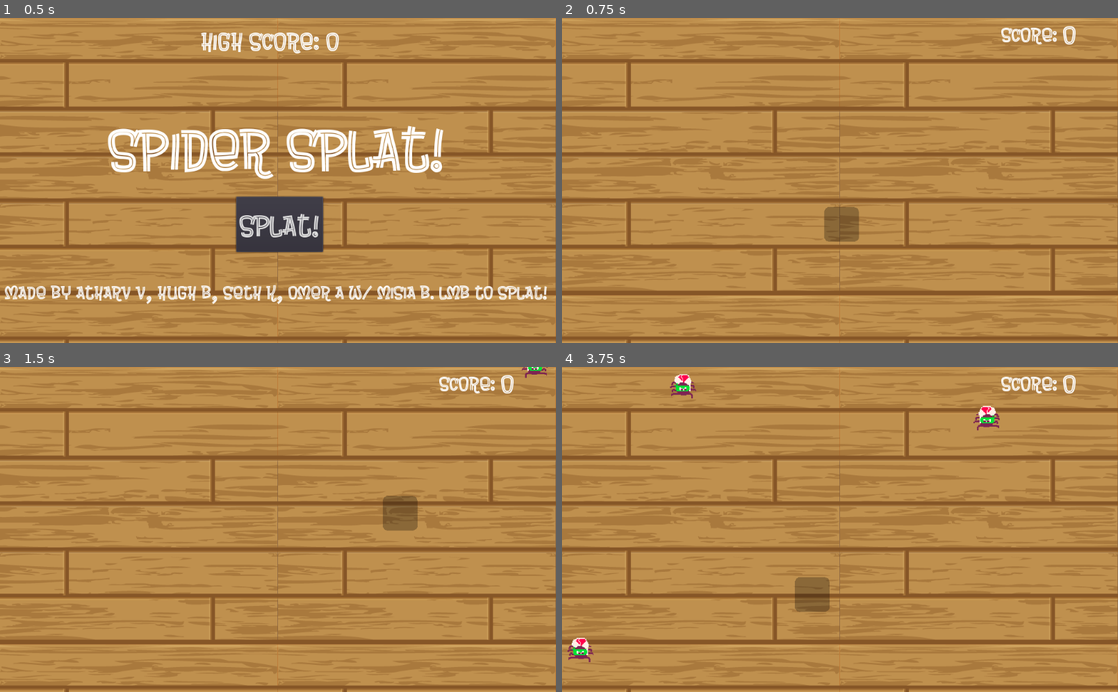
Above: before the commit, frames 1-4 (two rows, left to right).
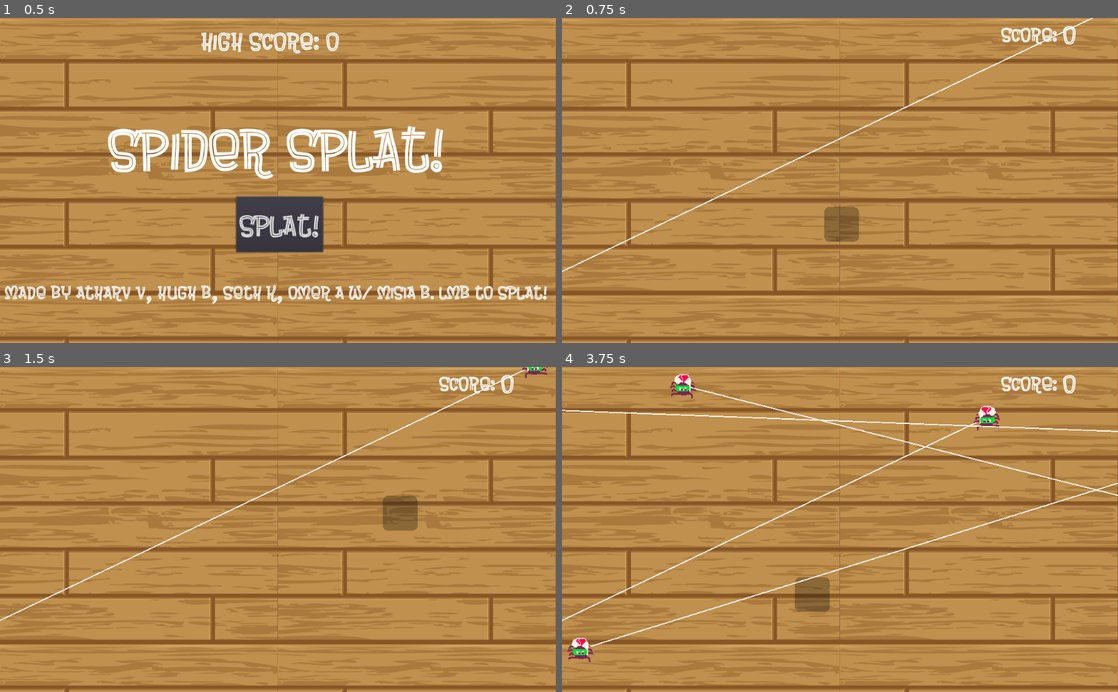
Above: after the commit, the same moments.

Repository: AtharvVohra/Spider-Swat
Game: Godot game, scene res://Scenes/Title.tscn
Same seed, same stepped clock (60 frames per second), same inputs: the game is played once before the commit and once after it.
Inputs (mouse positions are in pixels of both pictures, inside the frame that each line leads up to):
- Up to frame 1 (0.5 s): no input
- Up to frame 2 (0.75 s): click "SPLAT!" at 0.5 s
- Up to frame 3 (1.5 s): tap Enter at 1.25 s; move the mouse to (400, 513) at 1.27 s; hold Right (ui_right) from 1.28 s (still down)
- Up to frame 4 (3.75 s): move the mouse to (728, 545) at 2.02 s; release Right (ui_right) at 2.03 s; hold Left (ui_left) 2.03-2.78 s; move the mouse to (895, 458) at 2.77 s; hold Right (ui_right) from 2.78 s (still down); move the mouse to (812, 594) at 3.52 s

Frame 1 is identical in both runs. In frame 2, 0.5% of the frame differs, in the area x 0-96%, y 0-79%; in frame 3, 0.5%; in frame 4, 1.7%, in the area x 0-100%, y 6-87%.

Commit message:
Created string drawing

Diff:
--- a/Scripts/Spider_Movement.gd
+++ b/Scripts/Spider_Movement.gd
@@ -3,6 +3,7 @@
 export var SPEED = 120
 var SELECTION_RATIO = 0.75
 var velocity = Vector2(0,0) #velocity
+var trajectory = Vector2() #initial trajectory
 
 func _ready():
 	# Called when the node is added to the scene for the first time.
@@ -70,6 +71,7 @@
 
 	velocity.x = dest_pos.x - position.x
 	velocity.y = dest_pos.y - position.y
+	trajectory = velocity
 	velocity = velocity.normalized()
 
 	#Moving spooder slightly off screen
@@ -80,6 +82,9 @@
 	if velocity.x < 0:
 		$Sprite.flip_h = true # turn left
 
+	# MAKING CALCULATION FOR STRING DRAWING
+
+
 func _process(delta):
 #	# Called every frame. Delta is time since last frame.
 #	# Update game logic here.
@@ -88,3 +93,9 @@
 func _physics_process(delta):
 
 	move_and_slide(velocity*SPEED)
+	update()
+
+
+
+func _draw():
+	draw_line(Vector2(0,0), trajectory, Color(255,255,255), 1.3)
